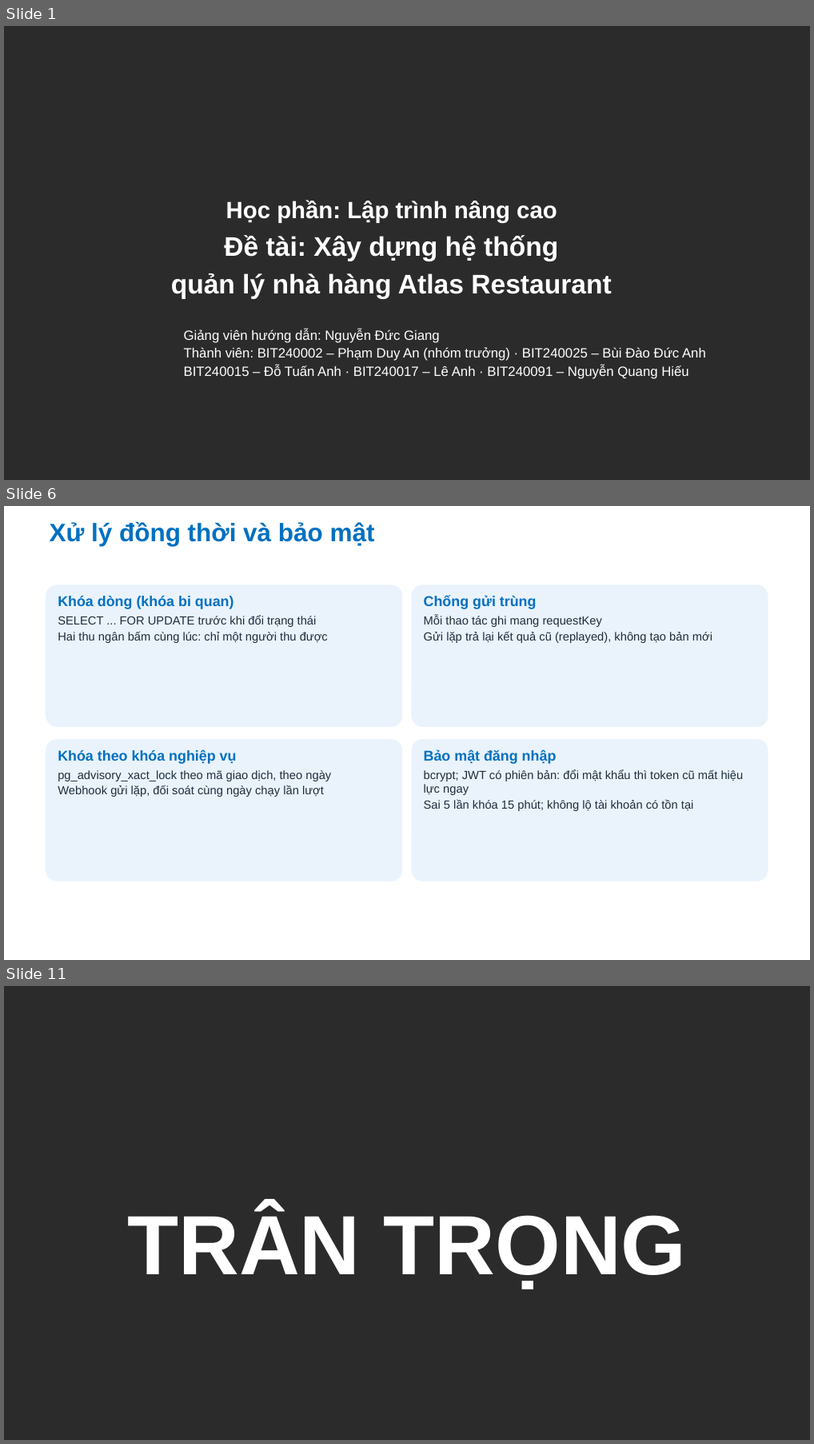
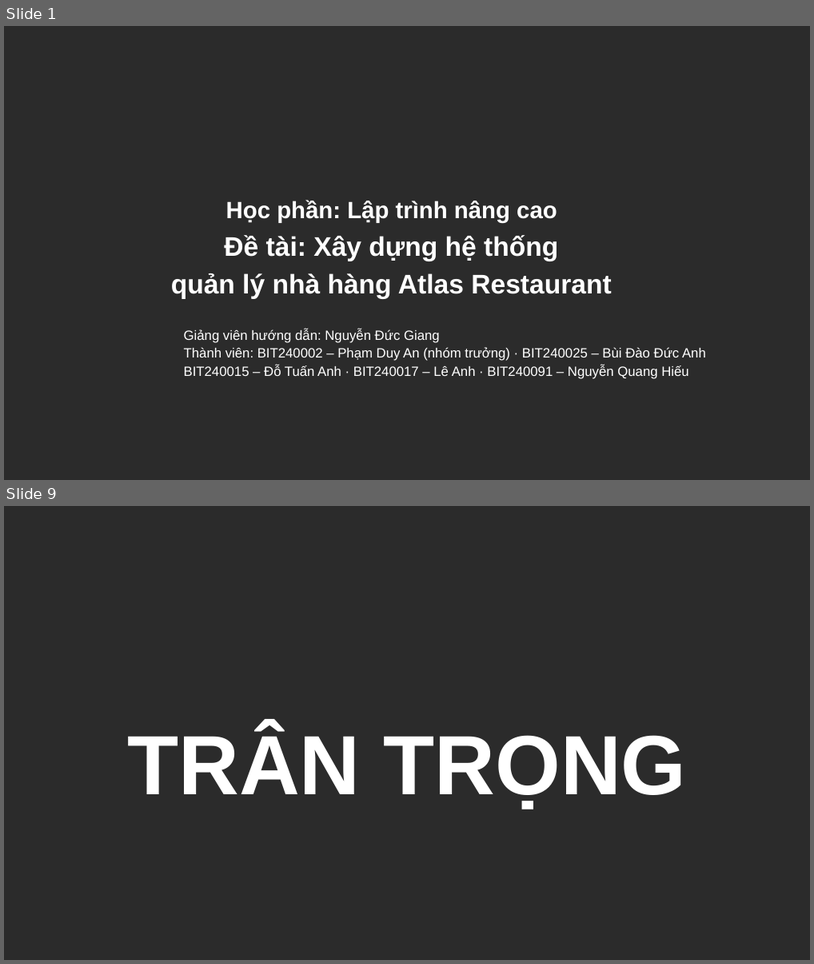
Before and after one commit to Anpham120/restaurant-management-system, a slide deck: docs/bao-cao-ltnc/Slide_LapTrinhNangCao_AtlasRestaurant.pptx. Shown one above the other, each under a label of ours: slides 1, 6 and 11 before the commit, slides 1 and 9 after it; the slides between them are not shown. The pictures are 814x1444 and 814x964 pixels, drawn with LibreOffice and Linux fonts; fonts in the diff are those of the drawing; background and template pictures are left out; a plain dark background stands for a picture behind light text. Boxes give left, top, right and bottom in pixels: in the first picture for what was removed or moved away, otherwise in the second. Text is boxed around its words. In the diff, an @@ line names an element or a change of style, - is before the commit and + after.

```diff
--- a/docs/bao-cao-ltnc/Slide_LapTrinhNangCao_AtlasRestaurant.pptx
+++ b/docs/bao-cao-ltnc/Slide_LapTrinhNangCao_AtlasRestaurant.pptx
@@ slide 6 removed at (4,506,810,960), background #FFFFFF @@
@@ title removed at (50,521,375,546) @@
-Xử lý đồng thời và bảo mật
@@ rounded rectangle removed at (46,584,402,727) @@
@@ text removed at (58,596,328,643) @@
-Khóa dòng (khóa bi quan)
-SELECT ... FOR UPDATE trước khi đổi trạng thái
-Hai thu ngân bấm cùng lúc: chỉ một người thu được
@@ rounded rectangle removed at (412,584,769,727) @@
@@ text removed at (424,596,713,643) @@
-Chống gửi trùng
-Mỗi thao tác ghi mang requestKey
-Gửi lặp trả lại kết quả cũ (replayed), không tạo bản mới
@@ rounded rectangle removed at (46,739,402,881) @@
@@ rounded rectangle removed at (412,739,769,881) @@
@@ text removed at (58,750,331,796) @@
-Khóa theo khóa nghiệp vụ
-pg_advisory_xact_lock theo mã giao dịch, theo ngày
-Webhook gửi lặp, đối soát cùng ngày chạy lần lượt
@@ text removed at (424,750,744,811) @@
-Bảo mật đăng nhập
-bcrypt; JWT có phiên bản: đổi mật khẩu thì token cũ mất hiệu lực ngay
-Sai 5 lần khóa 15 phút; không lộ tài khoản có tồn tại
@@ what was slide 11 is now slide 9 @@
```
Also in this commit, not shown: 5 slides changed, 2 slides added, 3 other slides removed, 1 other file.
